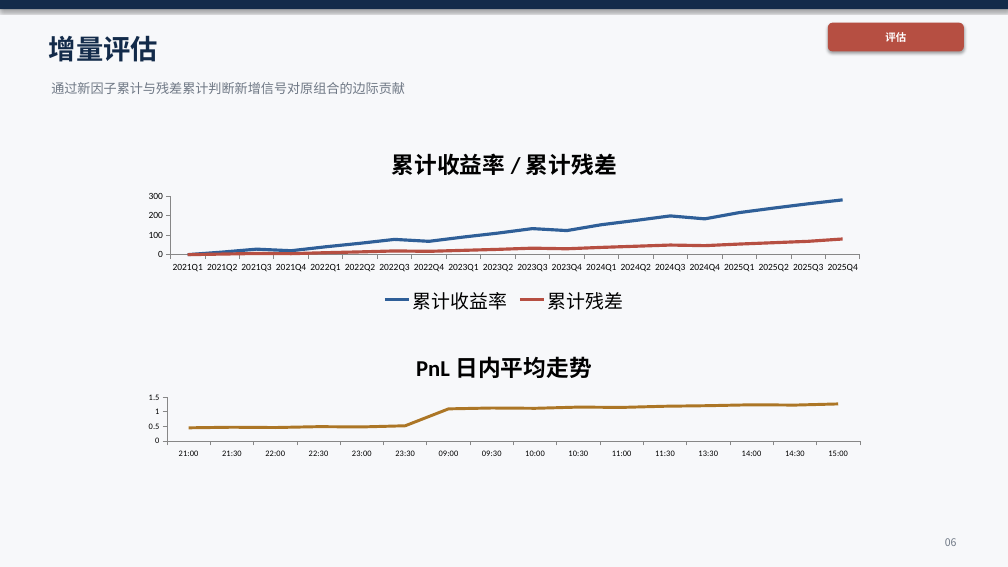
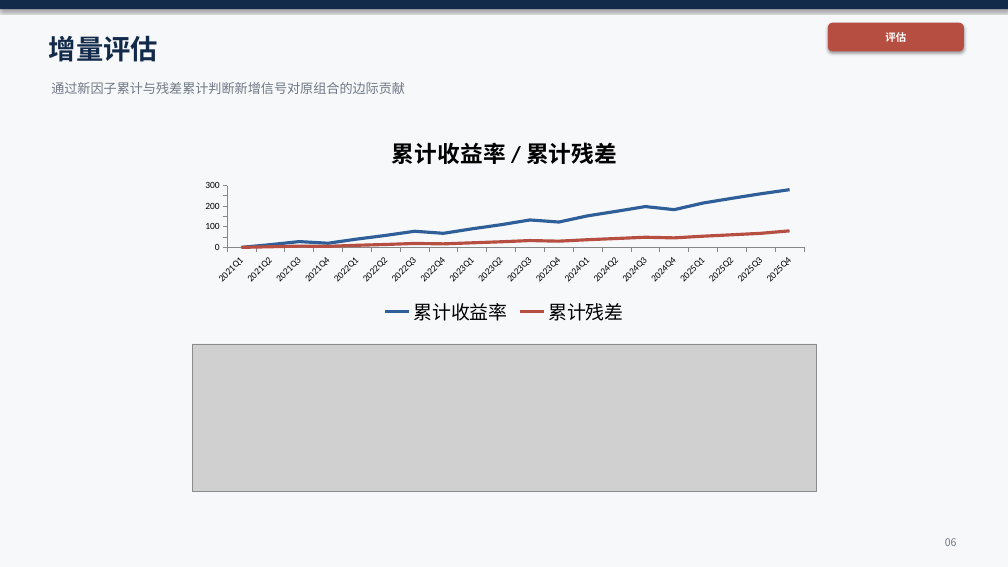
Before and after one commit to KevinSherry2016/CTA, a slide deck: slide 6 of CTA投研框架_10页_精修_v8_tmp.pptx. Drawn at 1008x567 pixels with LibreOffice and Linux fonts; fonts in the diff are those of the drawing; grey boxes stand for pictures. Boxes give left, top, right and bottom in pixels: in the first picture for what was removed or moved away, otherwise in the second. Text is boxed around its words. In the diff, an @@ line names an element or a change of style, - is before the commit and + after.

```diff
--- a/CTA投研框架_10页_精修_v8_tmp.pptx
+++ b/CTA投研框架_10页_精修_v8_tmp.pptx
@@ line chart: place and size @@
-line chart at [134, 132, 875, 318]
+line chart at [193, 121, 817, 329]
@@ line chart removed at [134, 337, 875, 461] @@
-title "PnL 日内平均走势"
-categories: 21:00, 21:30, 22:00, 22:30, 23:00, 23:30, 09:00, 09:30, 10:00, 10:30, 11:00, 11:30, 13:30, 14:00, 14:30, 15:00
-Series 1: 0.45, 0.47, 0.46, 0.49, 0.48, 0.52, 1.1, 1.13, 1.12, 1.16, 1.15, 1.19, 1.21, 1.24, 1.23, 1.27
@@ picture added at [193, 344, 817, 492] @@
```
Also in this commit, not shown: 8 other slides changed, 1 other file.
